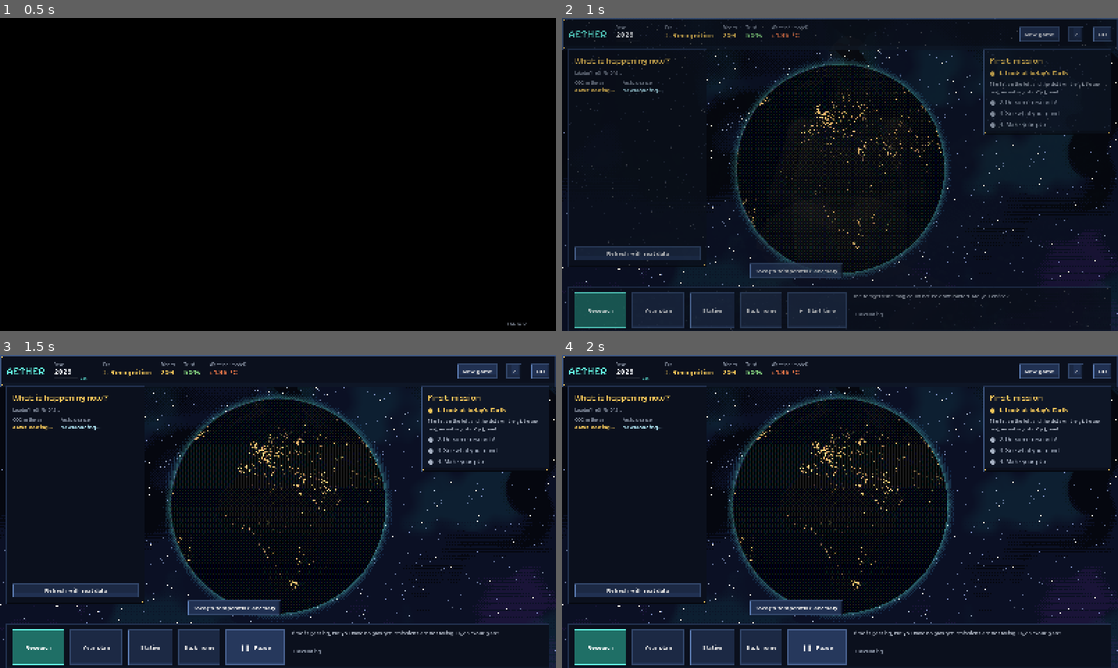
Above: before the commit, frames 1-4 (two rows, left to right).
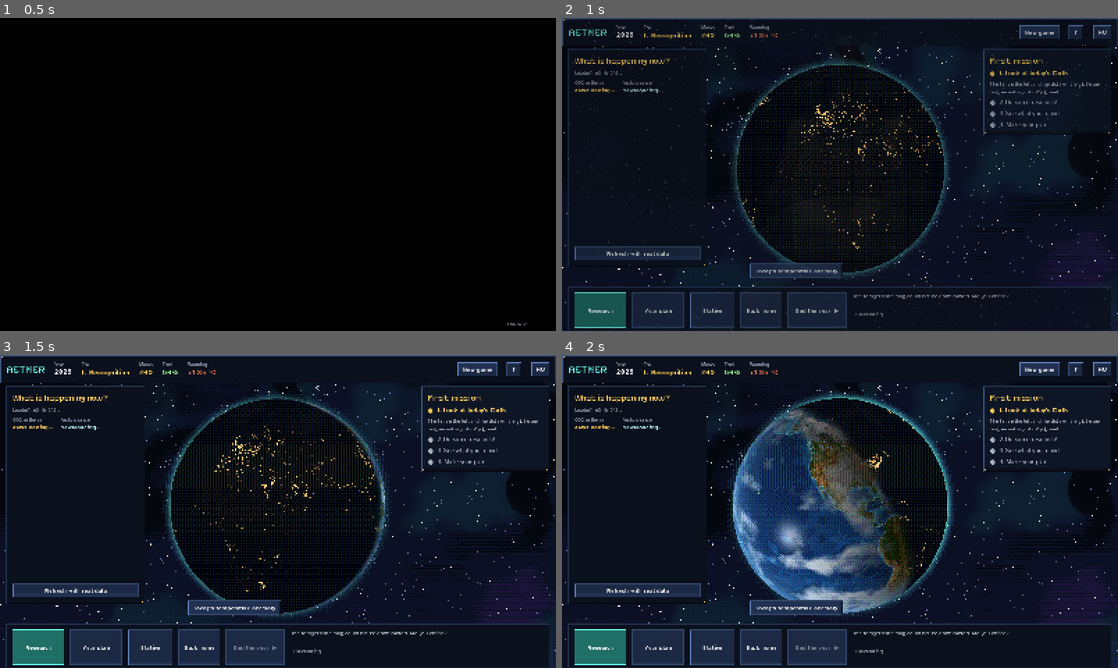
Above: after the commit, the same moments.

Repository: roadside/aether
Game: Godot game, scene res://scenes/main.tscn
Two runs of this game, one before a commit and one after it. Both use one fixed random seed, a clock stepped at 60 frames per second and the inputs below. Sound files missing from this copy of the repository are replaced by a short silence.
Inputs (mouse positions are in pixels of both pictures, inside the frame that each line leads up to):
- Up to frame 1 (0.5 s): no input
- Up to frame 2 (1 s): tap Enter at 0.5 s; drag from (840, 165) to (895, 105) at 0.52 s
- Up to frame 3 (1.5 s): click "▶ Start time" (after the commit: "End the year ▶") at 1.25 s
- Up to frame 4 (2 s): no input

Frame 1 is identical in both runs. In frame 2, 0.8% of the frame differs, in the area x 0-100%, y 2-95%; in frame 3, 6.3%; in frame 4, 19%, in the area x 0-100%, y 2-100%.

Commit message:
Körökre osztott évek (Év lezárása) és minden játék más Föld: rejtett klímaérzékenység a bizonytalansági sávból, természetes évi ingadozás, krónika; pénz-visszaadás hibás kutatásnál
Co-Authored-By: Claude Fable 5.2 <noreply@anthropic.com>
Claude-Session: https://claude.ai/code/session_01T6sPwaPiVjASr8DLyjC9bo

Diff:
--- a/AETHER_godot/scripts/campaign.gd
+++ b/AETHER_godot/scripts/campaign.gd
@@ -46,6 +46,11 @@
 var stars: Dictionary = {}           # tudásfa: téma -> 1–3 csillag (a legjobb kutatás ereje)
 var era := 1                         # korszak (1–4), csak nő
 var levers: Dictionary = {}          # jóváhagyott tervkarok: kar -> javaslat (a kutatásokból)
+var world_seed := 0                   # ennek a játéknak a „világa”: ebből jön minden véletlen
+var sens := 0.0                      # a Föld rejtett érzékenysége: −1 (a sáv alja) … +1 (a sáv teteje)
+var noise: Array = []                # természetes évi ingadozás 2026-tól (°C), a magból előre kisorsolva
+var history: Array = []              # az évek krónikája: [{"ev", "T", "esemenyek": [...]}]
+var games_played := 0
 var save_file := "aether_jatek.json"  # az önteszt külön fájlt használ
 var _acc := 0.0
 
@@ -81,6 +86,12 @@
 	if typeof(cs) == TYPE_DICTIONARY:
 		for k in cs:
 			stars[str(k)] = clampi(int(cs[k]), 1, 3)
+	world_seed = int(d.get("mag", 0))
+	sens = clampf(float(d.get("erzekenyseg", 0.0)), -1.0, 1.0)
+	var nz: Variant = d.get("ingadozas", [])
+	noise = nz if typeof(nz) == TYPE_ARRAY else []
+	var hs: Variant = d.get("kronika", [])
+	history = hs if typeof(hs) == TYPE_ARRAY else []
 	for id in done:   # régi mentés: a kutatott téma legalább 1 csillag
 		if not stars.has(str(id)):
 			stars[str(id)] = 1
@@ -89,7 +100,8 @@
 func save() -> void:
 	Bridge.write_json(save_path(), {"ev": year, "penz": money, "bizalom": trust, "idovonal": timeline,
 		"modell": model, "allomas": station, "epul": building, "kutatas_ev": research_this_year,
-		"tudas": done, "korszak": era, "karok": levers, "csillagok": stars})
+		"tudas": done, "korszak": era, "karok": levers, "csillagok": stars,
+		"mag": world_seed, "erzekenyseg": sens, "ingadozas": noise, "kronika": history})
 
 
 func new_game() -> void:
@@ -108,32 +120,80 @@
 	running = false
 	fast = false
 	_acc = 0.0
+	history = []
+	roll_world(-1 if save_file == "aether_jatek.json" else 2026)
 	if save_file == "aether_jatek.json":   # az önteszt ne törölje a játékos küldetéscsillagait
 		L.set_setting("kuldetesek", {})   # a küldetések csillagai is alapra állnak
 	save()
 	changed.emit()
 
 
-# --- idő -------------------------------------------------------------------
-func _process(delta: float) -> void:
-	if not running or blocked or year >= END_YEAR:
-		return
-	_acc += delta
-	if _acc >= SECONDS_PER_YEAR[1 if fast else 0]:
-		_acc = 0.0
-		advance()
-
-
-## Hol tart az idő az éven belül (0–1): a felső sáv ebből mutatja a hónapot és a csíkot.
+# --- idő: körökre osztott évek ------------------------------------------------
+## Az év addig tart, amíg a játékos kutat, épít és dönt; az „Év lezárása” lépteti tovább.
+## (A `running`, `fast`, `blocked` a régi, valós idejű menetből maradt; már semmi sem használja.)
 func year_progress() -> float:
-	if not running:
-		return 0.0
-	return clampf(_acc / float(SECONDS_PER_YEAR[1 if fast else 0]), 0.0, 1.0)
-
-
-## Az aktuális hónap (1–12), amíg az idő fut.
+	return 0.0
+
+
 func month() -> int:
-	return clampi(int(year_progress() * 12.0) + 1, 1, 12)
+	return 1
+
+
+# --- a világ véletlene (játékszabály, a tudományos bizonytalanságon belül) ---------
+## Minden új játék más Föld. A klímamodell három pályát számol (a sáv alja, közepe, teteje),
+## mert a tudomány nem tudja pontosan, mennyire érzékeny a Föld a CO2-re. A játék ebből a
+## sávból sorsol egy rejtett értéket: a játékos csak az évek múlásával látja, melyik Földet kapta.
+## Erre jön a természetes évi ingadozás (meleg és hűvös évek, pl. El Niño): átlagosan 0,1 °C körül.
+func roll_world(seed_value: int = -1) -> void:
+	var rng := RandomNumberGenerator.new()
+	if seed_value < 0:
+		rng.randomize()
+		world_seed = int(rng.randi() % 900000) + 100000
+	else:
+		world_seed = seed_value
+	rng.seed = world_seed
+	sens = clampf(rng.randfn(0.0, 0.5), -1.0, 1.0)
+	noise = []
+	var v := 0.0
+	for i in END_YEAR - START_YEAR + 1:
+		v = 0.5 * v + rng.randfn(0.0, 0.085)     # egymást követő évek hasonlítanak egymásra
+		noise.append(snappedf(clampf(v, -0.25, 0.25), 0.001))
+	if save_file != "aether_jatek.json":   # az önteszt Földje mindig a sáv közepe, ingadozás nélkül
+		sens = 0.0
+		noise = []
+
+
+## A valódi (ebben a játékban megvalósuló) érték a három modellpályából, ingadozás nélkül.
+func world_value(group: String, key: String, y: int) -> float:
+	var ys: Array = model.get("evek", [])
+	var g: Variant = model.get(group, {})
+	if typeof(g) != TYPE_DICTIONARY or not g.has("kozep") or not g["kozep"].has(key):
+		return NAN
+	for i in ys.size():
+		if int(ys[i]) == y:
+			var mid := float(g["kozep"][key][i])
+			var side := "magas" if sens > 0.0 else "alacsony"
+			if not g.has(side) or not g[side].has(key):
+				return mid
+			return lerpf(mid, float(g[side][key][i]), absf(sens))
+	return NAN
+
+
+## Az adott év „mért” hőmérséklete ebben a játékban: a valódi pálya + természetes ingadozás.
+func measured_temp(y: int) -> float:
+	var t := world_value("terv", "homerseklet", y)
+	var i := y - START_YEAR
+	if is_nan(t) or i < 0 or i >= noise.size():
+		return t
+	return t + float(noise[i])
+
+
+## Technikai hibával leállt kutatás: a pénz és az évi kutatási hely visszajár.
+func refund_research() -> void:
+	money += research_cost()
+	research_this_year = maxi(0, research_this_year - 1)
+	save()
+	changed.emit()
 
 
 func income() -> int:
@@ -173,6 +233,7 @@
 		station[mod] = int(station[mod]) + 1
 		building = {}
 		note += " " + L.t("Elkészült: %s, %d. szint.") % [L.t(MODULES[mod]["nev"]), station[mod]]
+	history.append({"ev": year, "T": snappedf(measured_temp(year), 0.01)})
 	save()
 	year_passed.emit(year, note)
 	check_era()
@@ -252,7 +313,7 @@
 
 
 func temp_now() -> float:
-	return series_at("homerseklet", year)
+	return measured_temp(year)
 
 
 # --- terv ------------------------------------------------------------------
--- a/AETHER_godot/scripts/finale.gd
+++ b/AETHER_godot/scripts/finale.gd
@@ -39,10 +39,14 @@
 	z_index = 50
 	var m: Dictionary = campaign.model
 	_years = m.get("evek", [])
-	_plan = m.get("terv", {}).get("kozep", {}).get("homerseklet", [])
-	_base = m.get("alapeset", {}).get("kozep", {}).get("homerseklet", _plan)
-	if _base.size() != _plan.size():
-		_base = _plan
+	# ami ebben a játékban tényleg történt: a Föld rejtett érzékenysége szerinti két pálya
+	_plan = []
+	_base = []
+	for y in _years:
+		var tp: float = campaign.world_value("terv", "homerseklet", int(y))
+		var tb: float = campaign.world_value("alapeset", "homerseklet", int(y))
+		_plan.append(tp)
+		_base.append(tp if is_nan(tb) else tb)
 	_has_plan = not campaign.timeline.is_empty()
 	for i in _years.size():
 		if int(_years[i]) == Y0:
--- a/AETHER_godot/scripts/i18n_2.gd
+++ b/AETHER_godot/scripts/i18n_2.gd
@@ -2,6 +2,13 @@
 ## További angol fordítások (kulcs: a magyar szöveg). Az i18n.gd t() függvénye ezt is nézi.
 
 const EN := {
+	"Év lezárása": "End the year",
+	"Ha idén már mindent megtettél, zárd le az évet. Jön a következő. (Szóköz)": "When you have done everything for this year, end it. The next one comes. (Space)",
+	"Még nincs terved: a kibocsátás nem csökken.": "You have no plan yet: emissions are not falling.",
+	"Melegedés": "Warming",
+	"A játék Földjének hőmérséklete %d-ben: a klímamodell pályája és a természetes évi ingadozás. (Valódi mérés 2024-ben: +1,36 °C, Forster és mtsai 2025.)": "The temperature of the game's Earth in %d: the climate model's path plus natural year-to-year variation. (Real measurement in 2024: +1.36 °C, Forster et al. 2025.)",
+	"Új játék, új Föld. Kutass, készíts tervet, aztán zárd le az évet!": "New game, new Earth. Research, make a plan, then end the year!",
+	"A klímamodell szerint. Arany: a te utad, a sávval, amin belül a Föld járhat. Piros: ha semmi sem változik. Fehér: ami eddig történt.": "According to the climate model. Gold: your path, with the band the Earth may stay within. Red: if nothing changes. White: what has happened so far.",
 	"a tenger %d cm-rel magasabb": "the sea is %d cm higher",
 	"a tenger +%d cm": "sea +%d cm",
 	"Saját AI beállítása": "Set up your own AI",
--- a/AETHER_godot/scripts/main.gd
+++ b/AETHER_godot/scripts/main.gd
@@ -88,17 +88,7 @@
 
 
 func _process(_delta: float) -> void:
-	if _year_bar == null or campaign == null:
-		return
-	var per: float = Campaign.SECONDS_PER_YEAR[1 if campaign.fast else 0]
-	var f: float = clampf(campaign._acc / per, 0.0, 1.0) if campaign.running else 0.0
-	_year_bar.value = f
-	_year_bar.modulate.a = 1.0 if campaign.running and not campaign.blocked else 0.35
-	if campaign.running:
-		var m := int(f * 12.0) % 12
-		_month_label.text = (MONTHS_EN if L.is_en() else MONTHS)[m] + ("" if not campaign.blocked else "  ⏸")
-	else:
-		_month_label.text = ""
+	pass
 
 
 func _ready() -> void:
@@ -384,6 +374,7 @@
 	_year_bar.size_flags_vertical = Control.SIZE_SHRINK_CENTER
 	var yrow := UI.hbox(6)
 	yrow.add_child(_year_bar)
+	yrow.visible = false   # körökre osztott évek: nincs telő idő, az évet a játékos zárja le
 	_month_label = UI.label("", 11, UI.CYAN, false, false)
 	_month_label.custom_minimum_size = Vector2(38, 0)
 	yrow.add_child(_month_label)
@@ -402,7 +393,7 @@
 		var sl: Label = _stats[k]
 		sl.mouse_filter = Control.MOUSE_FILTER_PASS
 		sl.tooltip_text = tips[k]
-	_stat(h, "melegedes", L.t("Melegedés (modell)"), "+%s °C" % L.num(1.36, 2), UI.EMBER, "https://doi.org/10.5194/essd-17-2641-2025")
+	_stat(h, "melegedes", L.t("Melegedés"), "+%s °C" % L.num(1.36, 2), UI.EMBER, "https://doi.org/10.5194/essd-17-2641-2025")
 	_stat(h, "co2", L.t("CO2 a levegőben"), L.t("letöltés…"), UI.GOLD)
 	_stat(h, "jeg", L.t("Északi-sarki tengeri jég"), L.t("letöltés…"), Color("#a9dcea"))
 	_stat(h, "jovo", L.t("A terved szerint"), L.t("még nincs terv"), UI.CYAN)
@@ -504,11 +495,11 @@
 	h.add_child(home)
 	var tbox := UI.vbox(6)
 	var trow := UI.hbox(6)
-	_play_btn = UI.button("▶  " + L.t("Idő indítása"))
+	_play_btn = UI.button(L.t("Év lezárása") + "  ▶")
 	_play_btn.custom_minimum_size = Vector2(170, 0)
 	_play_btn.size_flags_vertical = Control.SIZE_EXPAND_FILL
 	trow.size_flags_vertical = Control.SIZE_EXPAND_FILL
-	_play_btn.tooltip_text = L.t("Az évek telnek. Ha egy ablak nyitva van, az idő megáll.")
+	_play_btn.tooltip_text = L.t("Ha idén már mindent megtettél, zárd le az évet. Jön a következő. (Szóköz)")
 	_play_btn.pressed.connect(_toggle_time)
 	trow.add_child(_play_btn)
 	tbox.add_child(trow)
@@ -1304,12 +1295,12 @@
 	if not is_nan(t):
 		var ml: Label = _stats["melegedes"]
 		ml.text = "+%s °C" % UI.hu(t, 2)
-		ml.tooltip_text = L.t("A klímamodell becslése erre az évre: %d. (2024-ben mért érték: +1,36 °C, Forster és mtsai 2025.)") % campaign.year
+		ml.tooltip_text = L.t("A játék Földjének hőmérséklete %d-ben: a klímamodell pályája és a természetes évi ingadozás. (Valódi mérés 2024-ben: +1,36 °C, Forster és mtsai 2025.)") % campaign.year
 	if not model.is_empty():
 		var k: Dictionary = model["osszegzes"]["kozep"]
 		(_stats["jovo"] as Label).text = "2100: +%s °C" % UI.hu(float(k["T2100"]), 1)
 	if _play_btn != null:
-		_play_btn.text = ("❚❚  " + L.t("Szünet")) if campaign.running else ("▶  " + L.t("Idő indítása"))
+		_play_btn.text = L.t("Év lezárása") + "  ▶"
 		_play_btn.disabled = campaign.year >= Campaign.END_YEAR
 
 
@@ -1340,11 +1331,24 @@
 	tw.parallel().tween_property(l, "modulate", Color.WHITE, 0.35)
 
 
+## Körökre osztott évek: a gomb lezárja az évet. Rövid átmenet (a Föld fordul egyet), aztán
+## jön az új év: bevétel, a világ hírei, fordulópontok.
+var _ending_year := false
+
+
 func _toggle_time() -> void:
-	campaign.running = not campaign.running and campaign.year < Campaign.END_YEAR
+	if _ending_year or _overlay != null or campaign.year >= Campaign.END_YEAR:
+		return
+	_ending_year = true
+	_play_btn.disabled = true
+	var tw := create_tween().set_trans(Tween.TRANS_SINE).set_ease(Tween.EASE_IN_OUT)
+	tw.tween_property(globe, "spin", globe.spin + 1.0, 1.1)
+	await tw.finished
+	_ending_year = false
+	campaign.advance()
 	_update_stats()
-	if campaign.running and campaign.timeline.is_empty():
-		_show_info(L.t("Telik az idő, de még nincs terved: a kibocsátás nem csökken. Nyisd meg „A terved” ablakot!"), "")
+	if campaign.timeline.is_empty() and campaign.year < Campaign.END_YEAR:
+		_show_info(str(_info.text) + " " + L.t("Még nincs terved: a kibocsátás nem csökken."), "")
 
 
 func _on_year_passed(y: int, note: String) -> void:
@@ -1464,7 +1468,7 @@
 	globe.heat = 0.0
 	globe.home()
 	_ensure_model()
-	_show_info(L.t("Új játék 2026-tól. Kutass, készíts tervet, és indítsd el az időt!"), "")
+	_show_info(L.t("Új játék, új Föld. Kutass, készíts tervet, aztán zárd le az évet!"), "")
 
 
 func _on_bridge_finished(tag: String, code: int, output: String) -> void:
--- a/AETHER_godot/scripts/milestones.gd
+++ b/AETHER_godot/scripts/milestones.gd
@@ -68,13 +68,15 @@
 		return out
 	var k: Dictionary = m["osszegzes"]["kozep"]
 	var has_plan: bool = not campaign.timeline.is_empty()
-	var t := _at("terv", "homerseklet", y)
-	var b := _at("alapeset", "homerseklet", y)
+	# ami ebben a játékban tényleg történik: a Föld rejtett érzékenysége szerinti pálya
+	var t: float = campaign.world_value("terv", "homerseklet", y)
+	var b: float = campaign.world_value("alapeset", "homerseklet", y)
+	var t_prev: float = campaign.world_value("terv", "homerseklet", y - 1)
 	if is_nan(b):
 		b = t
-	if _year_of(k.get("1.5C_atlepes")) == y:
+	if not is_nan(t) and not is_nan(t_prev) and t >= 1.5 and t_prev < 1.5:
 		out.append({"cim": L.t("Átléptük a másfél fokot"), "alcim": L.t("A Föld 1,5 °C-kal melegebb, mint 150 éve."), "fajta": "rossz"})
-	if _year_of(k.get("2.0C_atlepes")) == y:
+	if not is_nan(t) and not is_nan(t_prev) and t >= 2.0 and t_prev < 2.0:
 		out.append({"cim": L.t("Átléptük a két fokot"), "alcim": L.t("A Föld 2 °C-kal melegebb, mint 150 éve."), "fajta": "rossz"})
 	if has_plan:
 		var n1 := _at("terv", "netto_co2", y)
@@ -84,8 +86,8 @@
 		var peak_y := _year_of(k.get("csucs_ev"))
 		if peak_y == y and y < 2095 and float(k.get("T2100", 99.0)) <= float(k.get("csucs", 0.0)) + 0.005:
 			out.append({"cim": L.t("Megállt a melegedés"), "alcim": L.t("A csúcs +%s °C volt.") % UI.hu(float(k["csucs"]), 2), "fajta": "jo"})
-		var b0 := _at("alapeset", "homerseklet", y - 1)
-		var t0 := _at("terv", "homerseklet", y - 1)
+		var b0: float = campaign.world_value("alapeset", "homerseklet", y - 1)
+		var t0: float = t_prev
 		if not is_nan(b0) and not is_nan(t0) and not is_nan(t):
 			for step in [[0.5, L.t("Fél fokkal hűvösebb a Föld")], [1.0, L.t("Egy egész fokkal hűvösebb a Föld")]]:
 				if b - t >= float(step[0]) and b0 - t0 < float(step[0]):
--- a/AETHER_godot/scripts/path_strip.gd
+++ b/AETHER_godot/scripts/path_strip.gd
@@ -17,7 +17,7 @@
 	custom_minimum_size = Vector2(0, 78)
 	size_flags_horizontal = Control.SIZE_EXPAND_FILL
 	mouse_filter = Control.MOUSE_FILTER_PASS
-	tooltip_text = L.t("A klímamodell szerint. Arany: a te utad. Piros: ha semmi sem változik.")
+	tooltip_text = L.t("A klímamodell szerint. Arany: a te utad, a sávval, amin belül a Föld járhat. Piros: ha semmi sem változik. Fehér: ami eddig történt.")
 
 
 func _process(delta: float) -> void:
@@ -88,7 +88,6 @@
 		var dx: float = px.call(float(dec))
 		draw_line(Vector2(dx, y0), Vector2(dx, y0 + 3), Color(1, 1, 1, 0.35), 1.0)
 		draw_string(UI.font_body, Vector2(dx - (26 if dec == 2100 else 14), size.y - 1), str(dec), HORIZONTAL_ALIGNMENT_LEFT, -1, 11, UI.MUTE)
-	var now: float = float(campaign.year) + campaign.year_progress()
 	var pts_base := PackedVector2Array()
 	var pts_plan := PackedVector2Array()
 	var band_top := PackedVector2Array()
@@ -115,12 +114,18 @@
 		# a két út közti rés a végén: ennyit számít a terved
 		var ex := x1 - 1.0
 		draw_line(Vector2(ex, pts_base[-1].y + 3), Vector2(ex, pts_plan[-1].y - 3), Color(1, 1, 1, 0.5), 1.0)
-	# a mostani év: lüktető pont azon az úton, amin járunk
-	var fi := clampf(now - Y0, 0.0, float(Y1 - Y0))
-	var ia := i0 + int(floor(fi))
-	var ib := mini(ia + 1, years.size() - 1)
-	var tn: float = lerpf(float(plan[ia]), float(plan[ib]), fi - floor(fi))
-	var np := Vector2(px.call(clampf(now, Y0, Y1)), py.call(tn))
+	# ami eddig történt ebben a játékban (a „mért” évek): fehér vonal
+	var hist := PackedVector2Array()
+	hist.append(Vector2(px.call(float(Y0)), py.call(float(plan[i0]))))
+	for h in campaign.history:
+		hist.append(Vector2(px.call(float(h["ev"])), py.call(float(h["T"]))))
+	if hist.size() > 1:
+		draw_polyline(hist, Color(1, 1, 1, 0.9), 2.0, true)
+	# a mostani év: lüktető pont
+	var tn: float = campaign.measured_temp(campaign.year)
+	if is_nan(tn):
+		tn = float(plan[i0])
+	var np := Vector2(px.call(clampf(float(campaign.year), Y0, Y1)), py.call(tn))
 	draw_line(Vector2(np.x, y1), Vector2(np.x, y0), Color(1, 1, 1, 0.18), 1.0)
 	var pulse := 0.5 + 0.5 * sin(_t * 3.0)
 	draw_circle(np, 7.0 + 3.0 * pulse, Color(1, 1, 1, 0.16))
